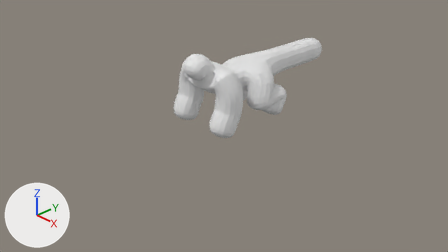
Two versions of the Blender file modelling/Monster Course.blend, one commit apart.
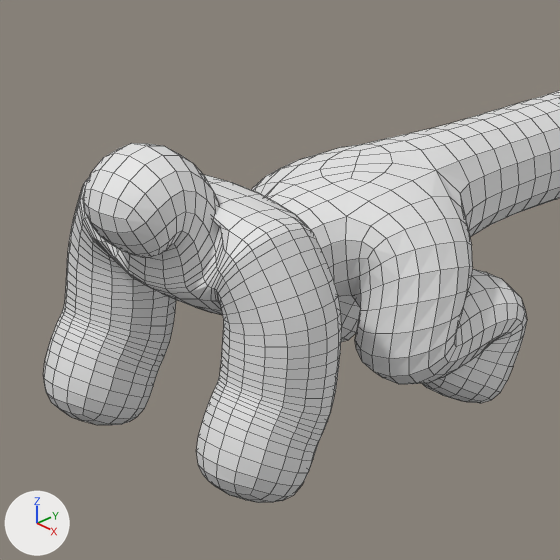
There are two pictures of each version: one from the file's camera 'Camera', one close up on the part from 36% to 66% of the width and 8% to 60% of the height. Arrows for +X, +Y and +Z are at lower left; the lights stay in place. The close-ups show mesh edges as thin lines.

Before the edit, the objects in view are built like this:
```python
me_plane = bpy.data.meshes.new('Plane')
me_plane.from_pydata(...)  # 22 vertices, 0 faces, 21 loose edges; spans x -0.01..0.48, y -0.79..2.61, z 0.06..1.34
# before: 0 (0.0, -0.3, 0.85), 1 (0.42, -0.33, 0.99), 2 (0.0, 0.57, 0.89), 4 (-0.01, -0.01, 0.75), 21 (0.0, 0.28, 0.82)
# before: 9 (0.0, -0.79, 1.08)
ob_plane = bpy.data.objects.new('Plane', me_plane)
ob_plane.location = (0.0, 0.0, 0.0)
_m = ob_plane.modifiers.new('Mirror', 'MIRROR')
_m = ob_plane.modifiers.new('Skin', 'SKIN')
_m = ob_plane.modifiers.new('Subdivision', 'SUBSURF')
_m.levels = 2
```
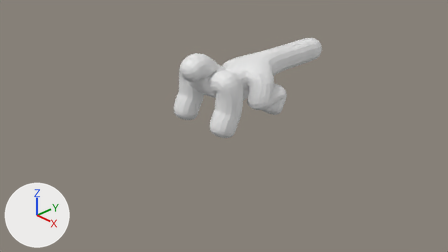
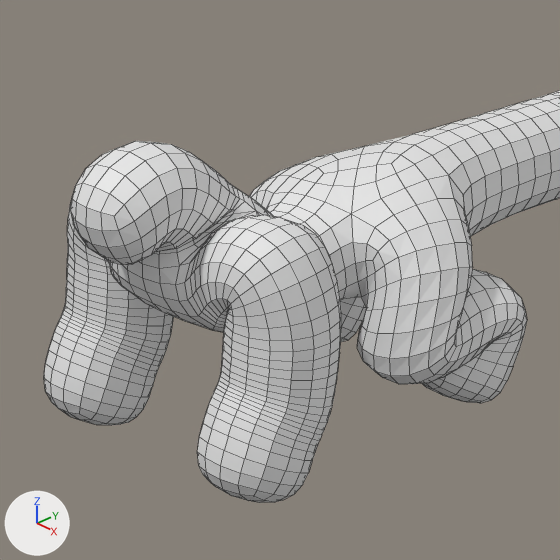
Commit message: Reverting back to shape with modifiers

Scene script edits in JSON lines:
```json
{"block": "me_plane", "where": "me_plane.from_pydata(...)  # 22 vertices, 0 faces, 21 loose edges; spans x -0.01..0.48, y -0.79..2.61, z 0.06..1.34"}
{"block": "me_plane", "where": "# used by ob_plane; location = (0.0, 0.0, 0.0)"}
{"block": "me_plane", "where": "# verts and faces of me_plane; kept vertices keep their numbers, new ones are numbered from 22"}
{"block": "me_plane", "change": "me_plane part 1"}
{"op": "add", "block": "me_plane", "code": "delete_vertices([4, 21])  # with the faces that use them"}
{"op": "add", "block": "me_plane", "code": "verts[1] = (0.48, -0.34, 1.04)  # moved"}
{"op": "add", "block": "me_plane", "code": "verts[22] = (-0.01, 0.11, 0.69)"}
{"op": "add", "block": "me_plane", "code": "edges += [(0, 22), (2, 22)]"}
{"block": "me_plane", "change": "me_plane part 2"}
{"op": "add", "block": "me_plane", "code": "verts[9] = (0.0, -0.9, 1.1)  # moved"}
```

Boxes (x1, y1, x2, y2) around the edits, measured in the close-ups (560 x 560 px):
```json
{"object": "Plane", "change": "reshaped", "before": [43, 91, 560, 503], "after": [44, 91, 560, 503]}
```
